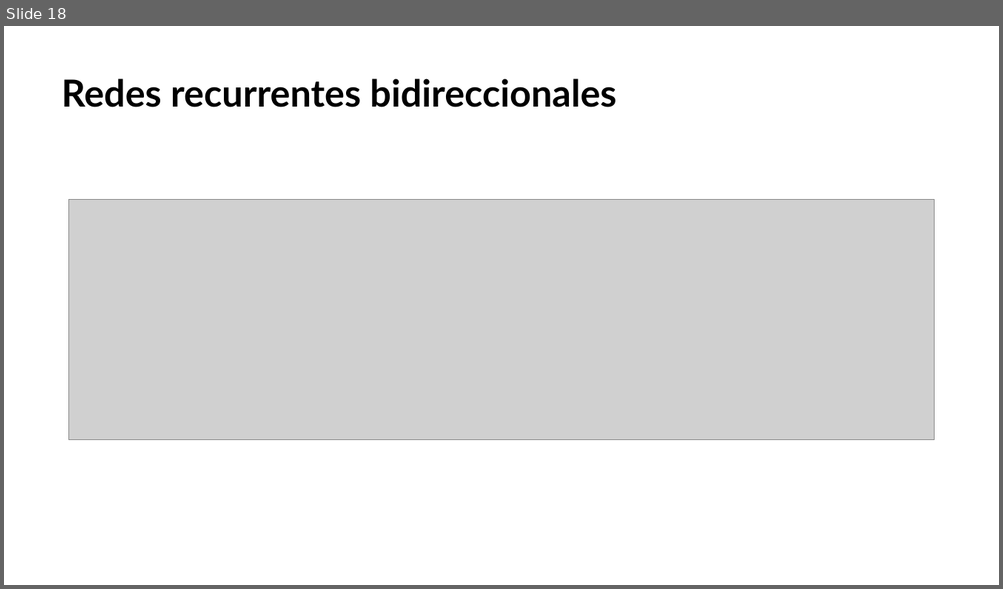
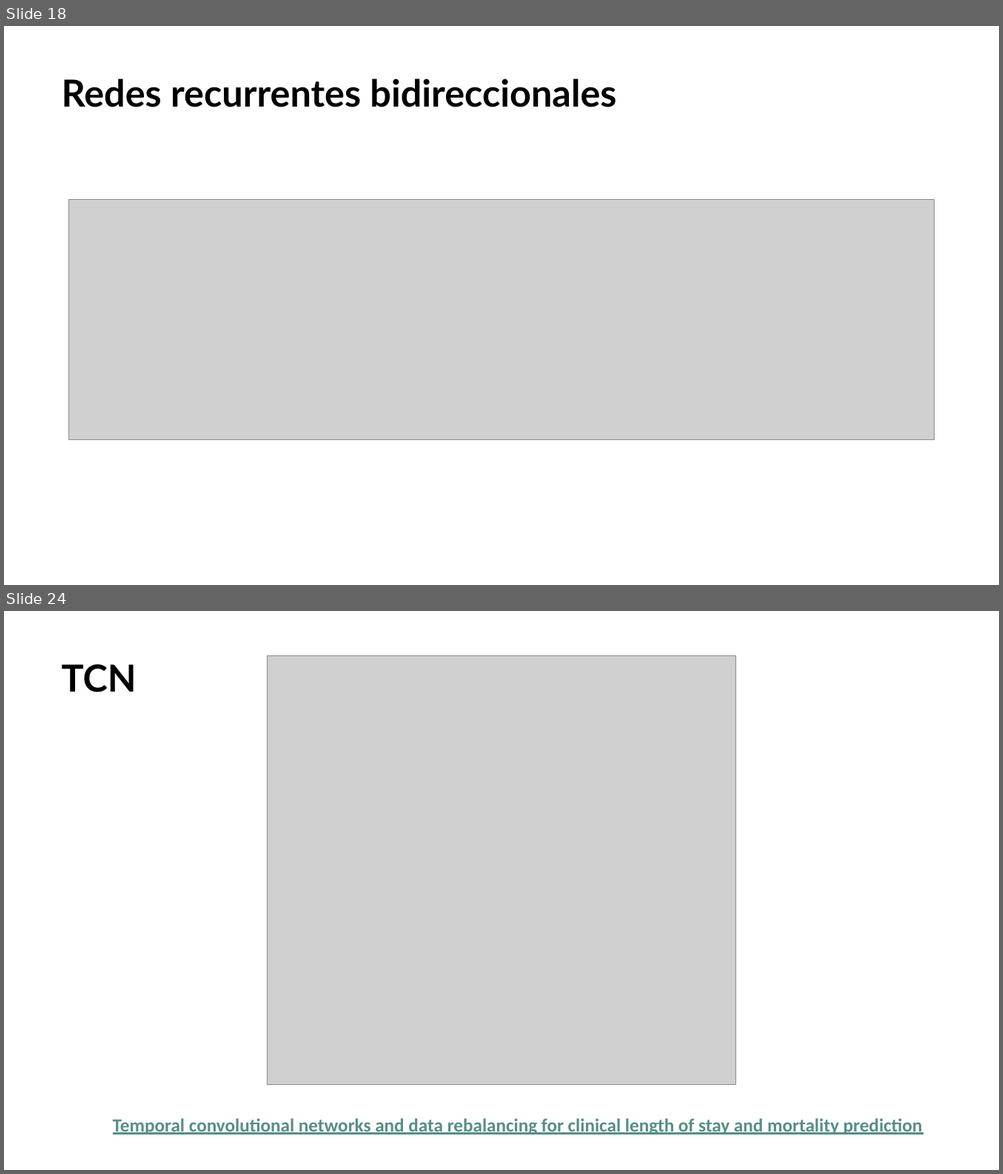
Before and after one commit to mcd-unison/aaa-curso, a slide deck: slides/RNN-slides.pptx. Shown one above the other, each under a label of ours: slide 18 before the commit, slides 18 and 24 after it; the slides between them are not shown. The pictures are 1003x589 and 1003x1174 pixels, drawn with LibreOffice and Linux fonts; fonts in the diff are those of the drawing; grey boxes stand for pictures. Boxes give left, top, right and bottom in pixels: in the first picture for what was removed or moved away, otherwise in the second. Text is boxed around its words. In the diff, an @@ line names an element or a change of style, - is before the commit and + after.

```diff
--- a/slides/RNN-slides.pptx
+++ b/slides/RNN-slides.pptx
@@ slide 24 added at (4,611,999,1170), background #FFFFFF @@
@@ title added at (62,664,136,692), 36 pt, text #000000, bold @@
+TCN
@@ picture added at (267,655,736,1085) @@
@@ text added at (113,1119,922,1136), 18 pt, text #568E86, bold, underline @@
+Temporal convolutional networks and data rebalancing for clinical length of stay and mortality prediction
```
Also in this commit, not shown: 1 slide changed, 5 other slides added, 5 other files.
